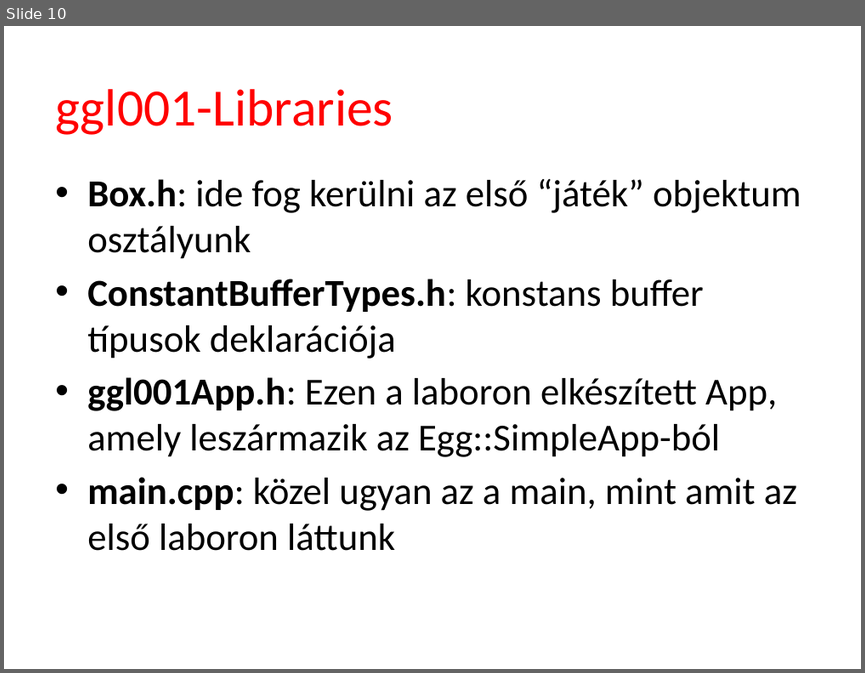
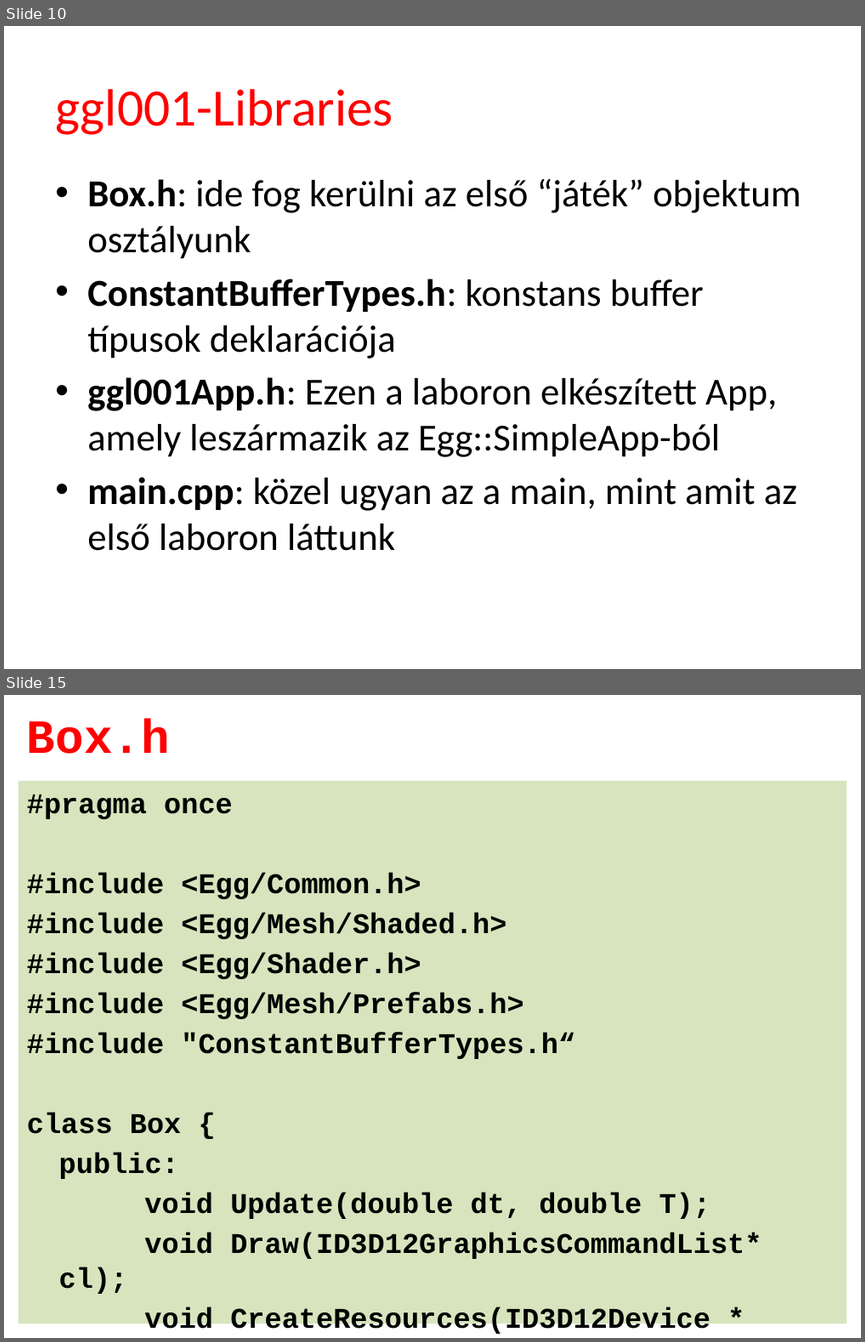
Before and after one commit to tyekx/dx12, a slide deck: Slides/gg001-Libraries.pptx. Shown one above the other, each under a label of ours: slide 10 before the commit, slides 10 and 15 after it; the slides between them are not shown. The pictures are 865x673 and 865x1342 pixels, drawn with LibreOffice and Linux fonts; fonts in the diff are those of the drawing; background and template pictures are left out. Boxes give left, top, right and bottom in pixels: in the first picture for what was removed or moved away, otherwise in the second. Text is boxed around its words. In the diff, an @@ line names an element or a change of style, - is before the commit and + after.

```diff
--- a/Slides/gg001-Libraries.pptx
+++ b/Slides/gg001-Libraries.pptx
@@ slide 15 added at (x1=4, y1=695, x2=861, y2=1338), background #FFFFFF @@
@@ title added at (x1=27, y1=719, x2=170, y2=754), 40 pt, text #FF0000, bold @@
+Box.h
@@ text added at (x1=18, y1=781, x2=847, y2=1323), fill #D7E4BD, 24 pt, text #000000, bold @@
+#pragma once
+#include <Egg/Common.h>
+#include <Egg/Mesh/Shaded.h>
+#include <Egg/Shader.h>
+#include <Egg/Mesh/Prefabs.h>
+#include "ConstantBufferTypes.h“
+class Box {
+public:
+void Update(double dt, double T);
+void Draw(ID3D12GraphicsCommandList* cl);
+void CreateResources(ID3D12Device * dev);
+}
```
Also in this commit, not shown: 2 slides changed, 14 other slides added, 49 other files.
